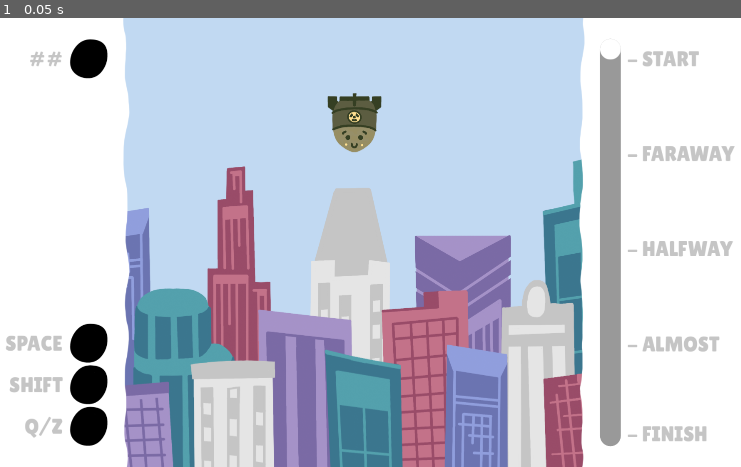
Above: before the commit, frame 1.
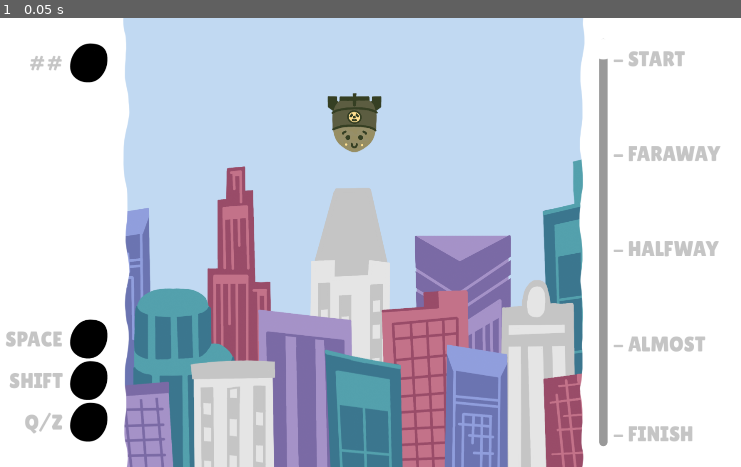
Above: after the commit, the same moment.

Repository: Hangover-Sunshine/DEFCON-JUNIOR
Game: Godot game, scene res://scenes/test/demo_art.tscn
Two runs of this game, one before a commit and one after it. Both use one fixed random seed, a clock stepped at 60 frames per second and the inputs below. This scene is started directly instead of the project's main scene.
Inputs:
- Up to frame 1 (0.05 s): no input

The runs differ from the first frame. In frame 1, 3.8% of the frame differs, in the area x 0-100%, y 4-96%.

Commit message:
Menu Settings Updates

Diff:
--- a/scenes/menus/menu_settings.tscn
+++ b/scenes/menus/menu_settings.tscn
@@ -144,7 +144,7 @@
 theme = ExtResource("4_kwlt5")
 theme_override_fonts/font = ExtResource("2_xb0vu")
 theme_override_font_sizes/font_size = 50
-text = "SHOW HINTS"
+text = "DISABLE FLASHING"
 
 [node name="Checkbox1_Check" type="CheckBox" parent="Settings_MC/Settings_VBox/Tab_Vbox/Gen_Tab_Hbox/Top_HBox/Display_Hbox/Display_VBox/Checkbox1_HBox"]
 layout_mode = 2
--- a/scenes/test/demo_art.tscn
+++ b/scenes/test/demo_art.tscn
@@ -13,8 +13,8 @@
 corner_radius_top_right = 25
 corner_radius_bottom_right = 25
 corner_radius_bottom_left = 25
-expand_margin_left = 25.0
-expand_margin_right = 25.0
+expand_margin_left = 10.0
+expand_margin_right = 10.0
 
 [sub_resource type="Theme" id="Theme_g1afe"]
 VSlider/icons/grabber_disabled = ExtResource("7_0sfqf")
@@ -57,9 +57,9 @@
 custom_minimum_size = Vector2(420, 1080)
 layout_mode = 2
 theme_override_constants/margin_left = 50
-theme_override_constants/margin_top = 50
+theme_override_constants/margin_top = 60
 theme_override_constants/margin_right = 50
-theme_override_constants/margin_bottom = 50
+theme_override_constants/margin_bottom = 60
 
 [node name="Left_VBox" type="VBoxContainer" parent="GIU/GIU_MC/GIU_HBox/Left_MC"]
 layout_mode = 2
@@ -158,7 +158,6 @@
 theme_override_constants/separation = 15
 
 [node name="VSlider" type="VSlider" parent="GIU/GIU_MC/GIU_HBox/Right_MC/HBoxContainer"]
-custom_minimum_size = Vector2(50, 0)
 layout_mode = 2
 theme = SubResource("Theme_g1afe")
 value = 100.0
Not shown: 1 places in scenes/menus/menu_settings.tscn that only renumber resources
